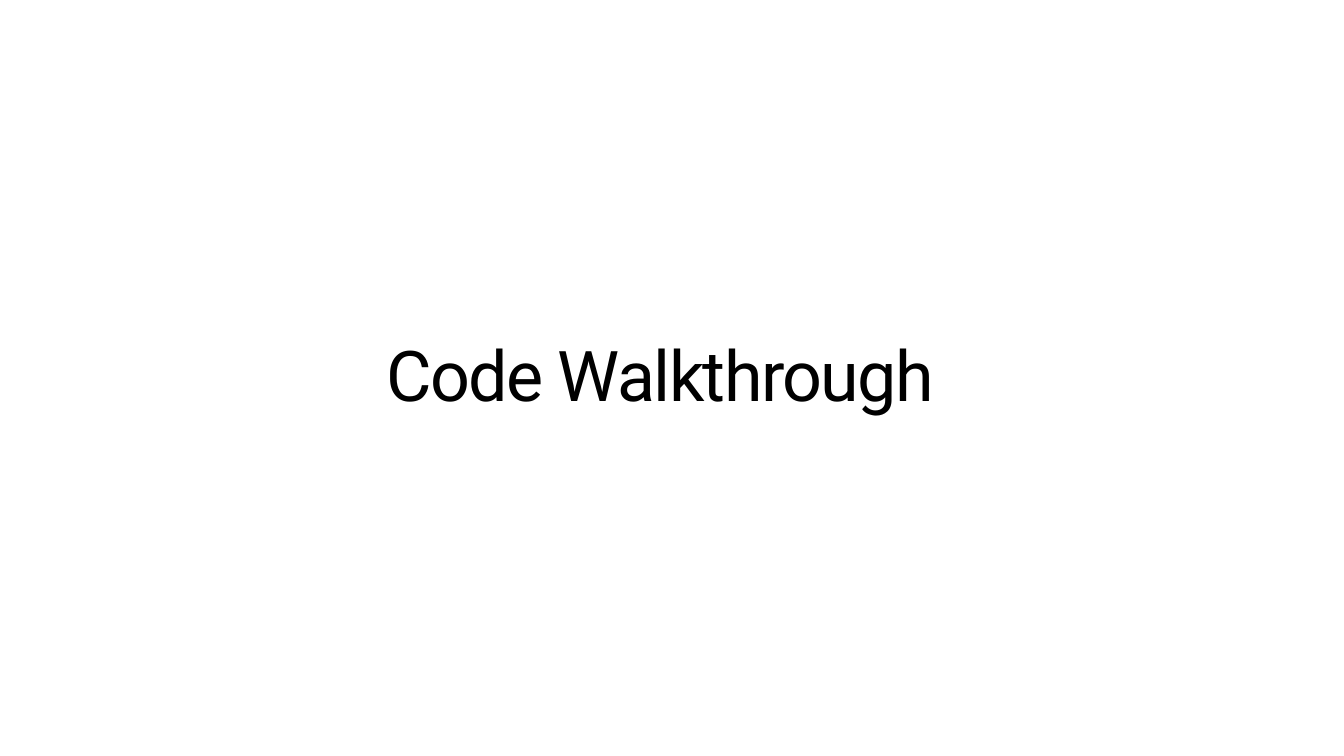
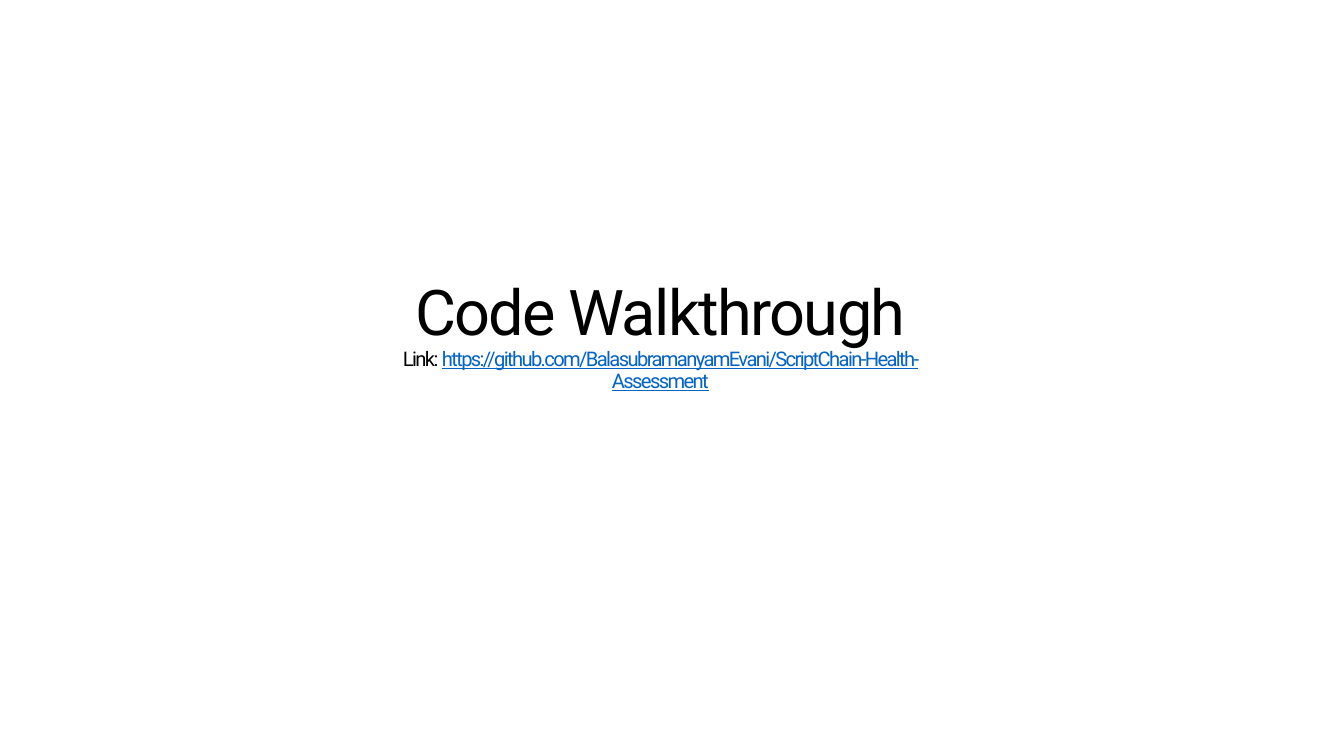
Before and after one commit to BalasubramanyamEvani/ScriptChain-Health-Assessment, a slide deck: slide 10 of presentation.pptx. Drawn at 1344x756 pixels with LibreOffice and Linux fonts; fonts in the diff are those of the drawing. Boxes give left, top, right and bottom in pixels: in the first picture for what was removed or moved away, otherwise in the second. Text is boxed around its words. In the diff, an @@ line names an element or a change of style, - is before the commit and + after.

Commit message:
Adding github link in ppt

```diff
--- a/presentation.pptx
+++ b/presentation.pptx
@@ title at box(403, 287, 919, 391): text changed; size 50 to 14.4 pt; text colour #000000 to #0563C1 @@
-Code Walkthrough
+Code Walkthrough
+Link: https://github.com/BalasubramanyamEvani/ScriptChain-Health-Assessment
```
